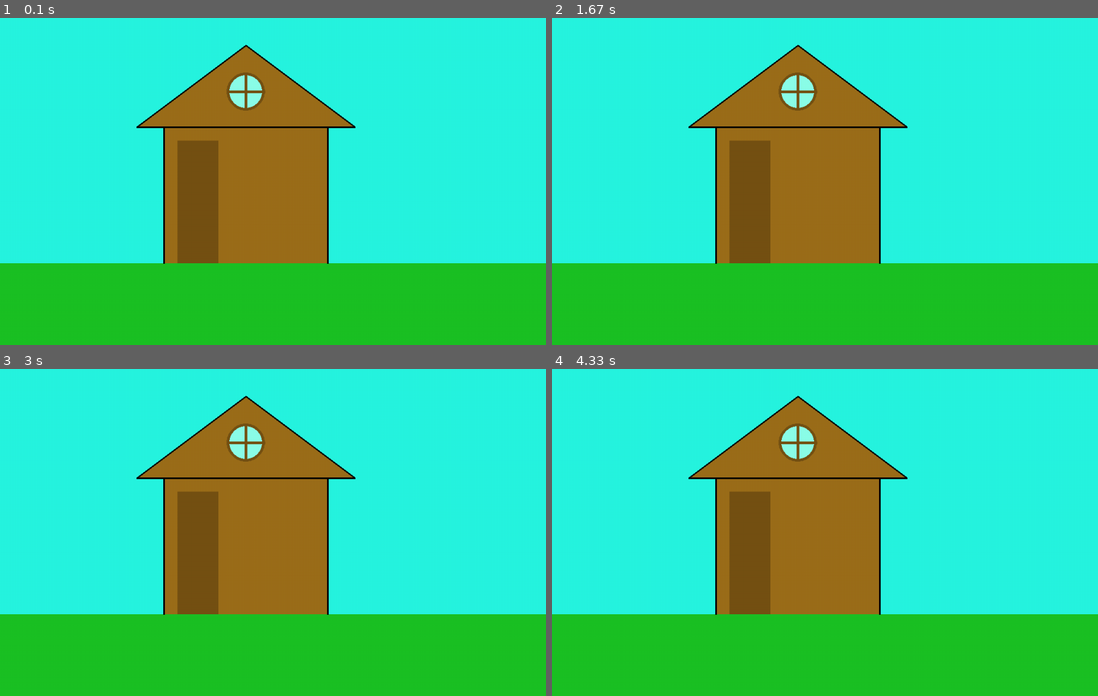
Above: before the commit, frames 1-4 (two rows, left to right).
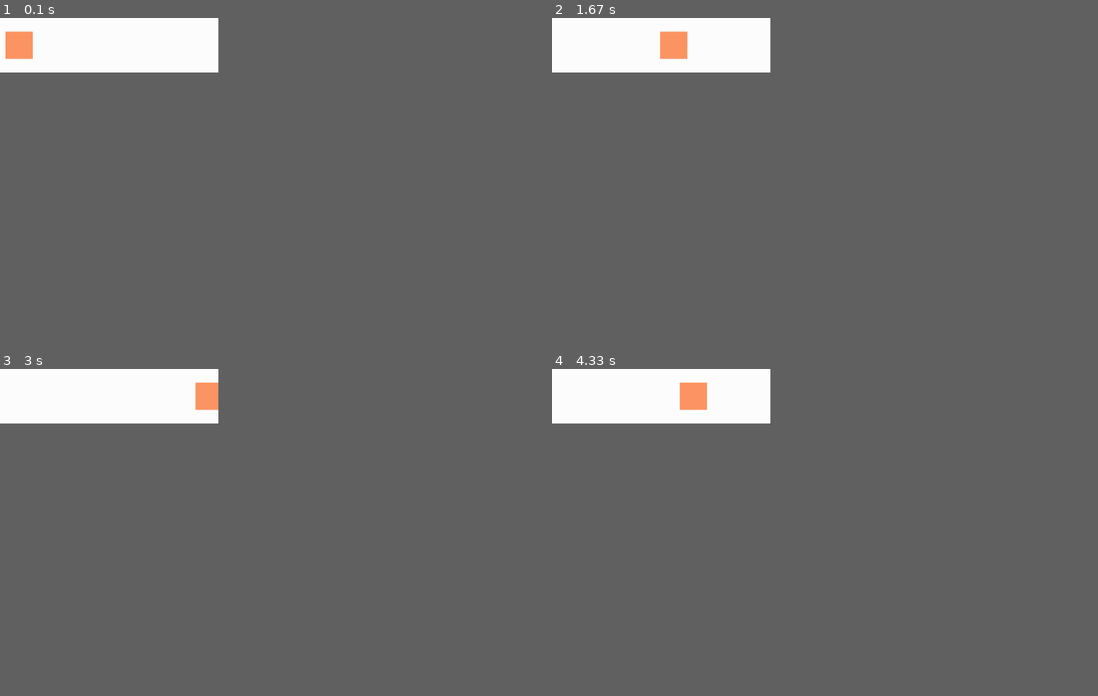
Above: after the commit, the same moments.

Repository: SpidernAteing/Pygame_task
Game: pygame game, started from main.py
Same seed, same stepped clock (60 frames per second), same inputs: the game is played once before the commit and once after it.
Inputs:
- Up to frame 1 (0.1 s): no input
- Up to frame 2 (1.67 s): no input
- Up to frame 3 (3 s): no input
- Up to frame 4 (4.33 s): no input
The window is 900x540 before the commit and 360x90 after it. Grey fills any space a smaller window leaves; there, only what the larger window draws over its background counts as a difference.

The runs differ from the first frame. In frame 1, 49% of the frame differs, in the area x 0-100%, y 0-100%; in frame 2, 49%; in frame 3, 49%; in frame 4, 49%.

Commit message:
Task2.py

Diff:
--- a/main.py
+++ b/main.py
@@ -1,34 +1,21 @@
 import pygame as pg
 
 FPS = 60
-WIDTH, HEIGHT = 1000, 600
-
-SKY = (39, 245, 224)
-GREEN = (27, 194, 36)
-BROWN = (156, 110, 26)
-DARK_BROWN = (117, 81, 19)
-GLASS = (140, 255, 233)
-BRICK = (189, 69, 6)
-BLACK = (0, 0, 0)
+WIN_WIDTH = 400
+WIN_HEIGHT = 100
+WHITE = (255, 255, 255)
+ORANGE = (255, 150, 100)
 
 pg.init()
-screen = pg.display.set_mode((WIDTH, HEIGHT))
-screen.fill(SKY)
-pg.display.set_caption("House")
+screen = pg.display.set_mode((WIN_WIDTH, WIN_HEIGHT))
+screen.fill(WHITE)
+pg.display.set_caption("Игра")
 clock = pg.time.Clock()
 
-pg.draw.rect(screen, GREEN, (0, HEIGHT/2+150, WIDTH, HEIGHT/2-150))
-pg.draw.rect(screen, BROWN, (WIDTH/2-200, HEIGHT/2-100, WIDTH/2-200, HEIGHT/2-50))
-pg.draw.polygon(screen, BROWN, [[WIDTH/2-250, HEIGHT/2-100], [WIDTH/2-50, HEIGHT/2-250], [WIDTH/2+150, HEIGHT/2-100]])
-pg.draw.lines(screen, BLACK, True, [[WIDTH/2-250, HEIGHT/2-100], [WIDTH/2-50, HEIGHT/2-250], [WIDTH/2+150, HEIGHT/2-100]], 3)
-pg.draw.circle(screen, GLASS, [WIDTH/2-50, HEIGHT/2-165], 35)
-pg.draw.circle(screen, DARK_BROWN, [WIDTH/2-50, HEIGHT/2-165], 35, 5)
-pg.draw.line(screen, DARK_BROWN, [WIDTH/2-50, HEIGHT/2-195], [WIDTH/2-50, HEIGHT/2-135], 5)
-pg.draw.line(screen, DARK_BROWN, [WIDTH/2-85, HEIGHT/2-165], [WIDTH/2-15, HEIGHT/2-165], 5)
-pg.draw.line(screen, BLACK, [WIDTH/2-200, HEIGHT/2-100], [WIDTH/2-200, HEIGHT/2+150], 3)
-pg.draw.line(screen, BLACK, [WIDTH/2+100, HEIGHT/2-100], [WIDTH/2+100, HEIGHT/2+150], 3)
-pg.draw.rect(screen, DARK_BROWN, [WIDTH/2-175, HEIGHT/2-75, 75, 225])
-
+speed = 2
+x = 0
+y = WIN_HEIGHT // 2
+pg.draw.rect(screen, ORANGE, (x, y-25, 50, 50))
 pg.display.update()
 
 flag_play = True
@@ -43,4 +30,18 @@
     if not flag_play:
         break
 
+
+    if x >= WIN_WIDTH:
+        x -= 50
+        speed = -speed
+        y = WIN_HEIGHT // 2
+        square_left = 50
+        flag = False
+    else:
+        x += speed
+
+
+
+    screen.fill(WHITE)
+    pg.draw.rect(screen, ORANGE, (x, y-25, 50, 50))
     pg.display.update()
